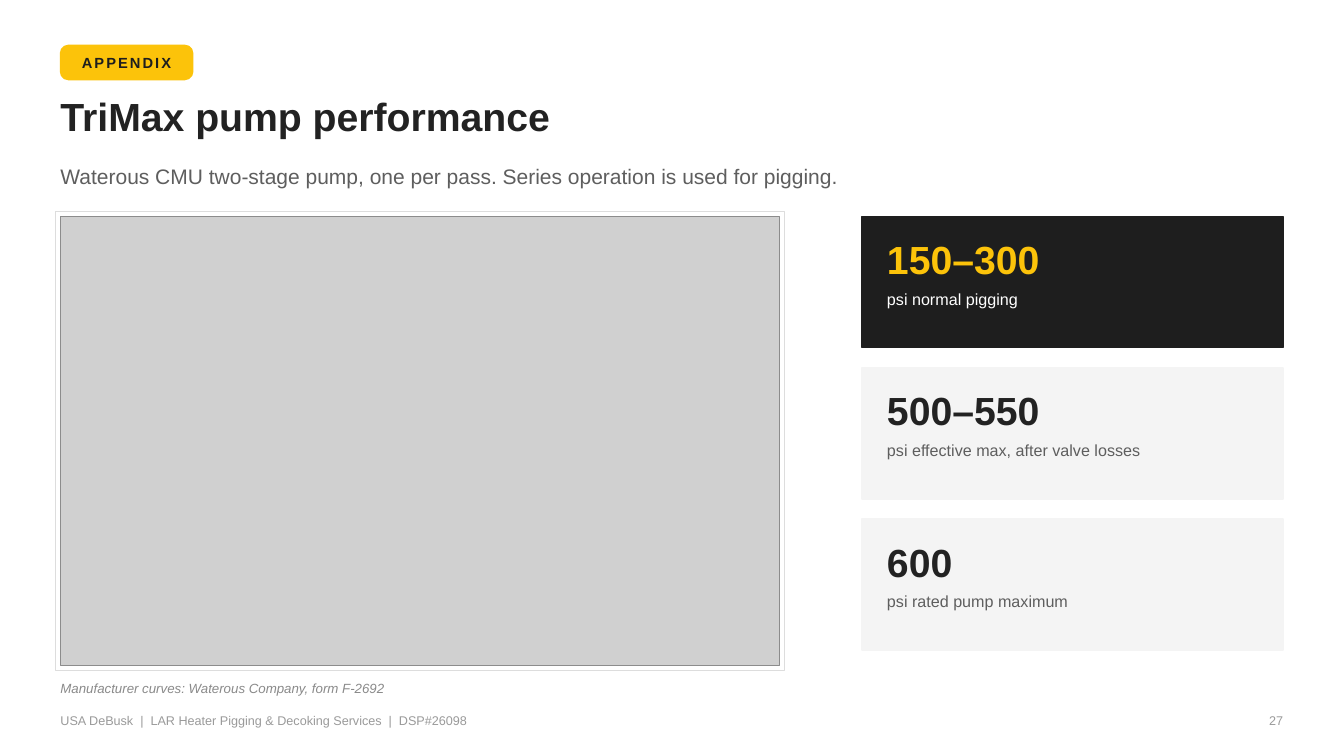
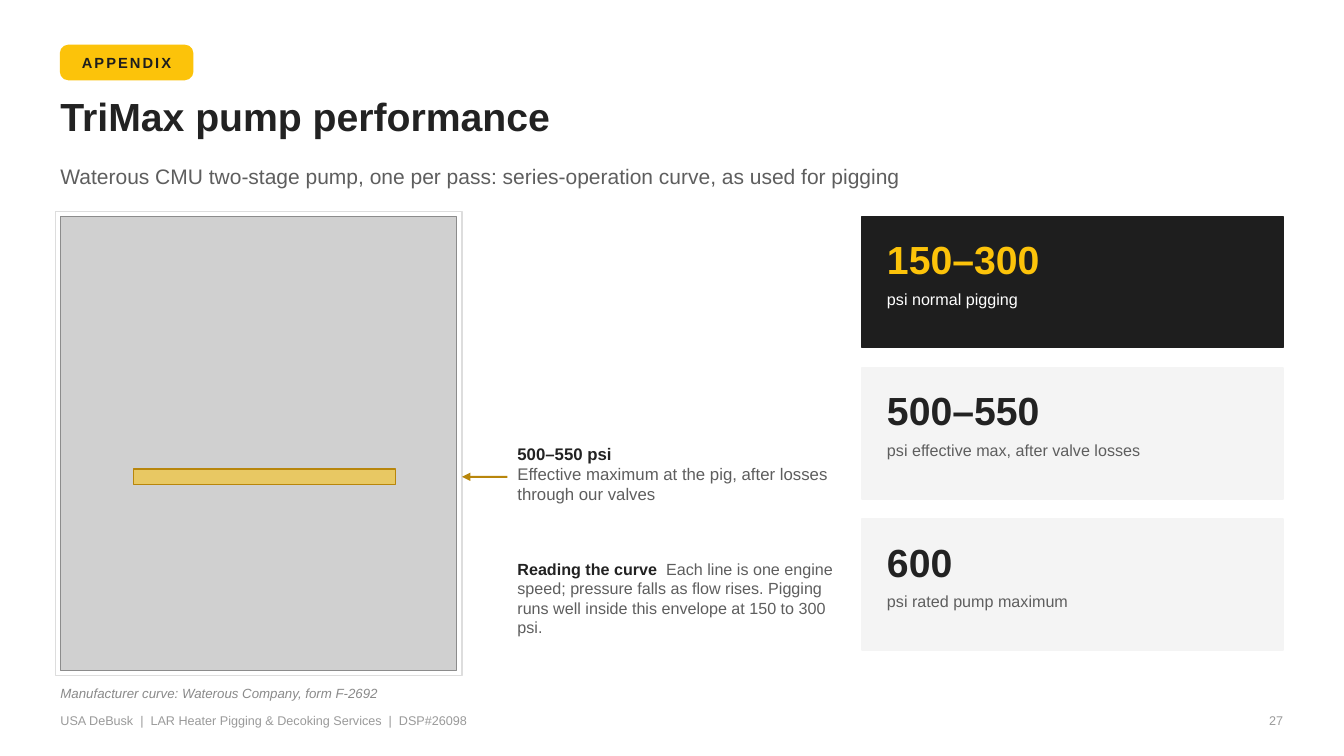
Before and after one commit to TheSkinz/obsidian-work, a slide deck: slide 27 of 02-facilities/Marathon/Carson-CA/DSP26098-technical-presentation/LAR_Technical_Proposal_Presentation.pptx. Drawn at 1344x756 pixels with LibreOffice and Linux fonts; fonts in the diff are those of the drawing; grey boxes stand for pictures. Boxes give left, top, right and bottom in pixels: in the first picture for what was removed or moved away, otherwise in the second. Text is boxed around its words. In the diff, an @@ line names an element or a change of style, - is before the commit and + after.

```diff
--- a/02-facilities/Marathon/Carson-CA/DSP26098-technical-presentation/LAR_Technical_Proposal_Presentation.pptx
+++ b/02-facilities/Marathon/Carson-CA/DSP26098-technical-presentation/LAR_Technical_Proposal_Presentation.pptx
@@ text at (60, 169, 899, 188): text changed @@
-Waterous CMU two-stage pump, one per pass. Series operation is used for pigging.
+Waterous CMU two-stage pump, one per pass: series-operation curve, as used for pigging
@@ rectangle: place and size @@
-rectangle at (55, 212, 785, 670)
+rectangle at (55, 212, 462, 676)
@@ picture: place and size @@
-picture at (60, 217, 780, 665)
+picture at (60, 217, 457, 670)
@@ text added at (517, 448, 828, 504), 12 pt, text #5E5E5E @@
+500–550 psi
+Effective maximum at the pig, after losses through our valves
@@ rectangle added at (134, 469, 396, 485), fill #FCC30A at 55% opacity, outline #B8860B 1 pt @@
@@ arrow added from (507, 477) to (462, 477), #B8860B 1.5 pt @@
@@ text added at (517, 563, 832, 637), 11.5 pt, text #5E5E5E @@
+Reading the curve Each line is one engine speed; pressure falls as flow rises. Pigging runs well inside this envelope at 150 to 300 psi.
@@ text at (60, 688, 378, 701): text changed @@
-Manufacturer curves: Waterous Company, form F-2692
+Manufacturer curve: Waterous Company, form F-2692
```
Also in this commit, not shown: 3 other files.
